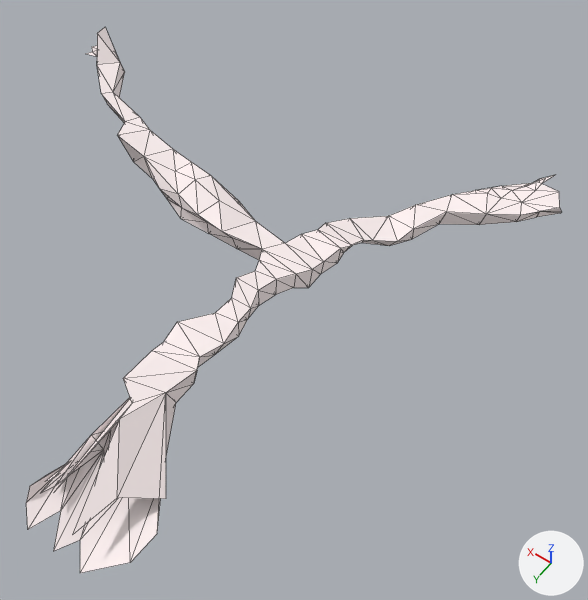
One commit to the Blender file maps/caves/models/caves.blend: the scene before it, then after it.
Both versions are drawn from a 50 mm camera at (-156.0, 121.0, 218.0) aimed at (-77.0, 9.0, 43.0). Lighting does not change. The marker at lower right points along +X, +Y and +Z. Mesh edges are drawn as thin lines.

Before the edit, the objects in view are built like this:
```python
me_terrain_001 = bpy.data.meshes.new('terrain.001')
me_terrain_001.from_pydata(...)  # 183 vertices, 327 faces; spans x -121.0..37.0, y -79.0..96.0, z 31.0..57.0
me_terrain_001.materials.append(mat_material)  # its picture is missing
ob_caves = bpy.data.objects.new('Caves', me_terrain_001)
ob_caves.location = (0.0, 0.0, 0.0)
ob_caves.scale = (1.0, 1.0, 1.07)
```
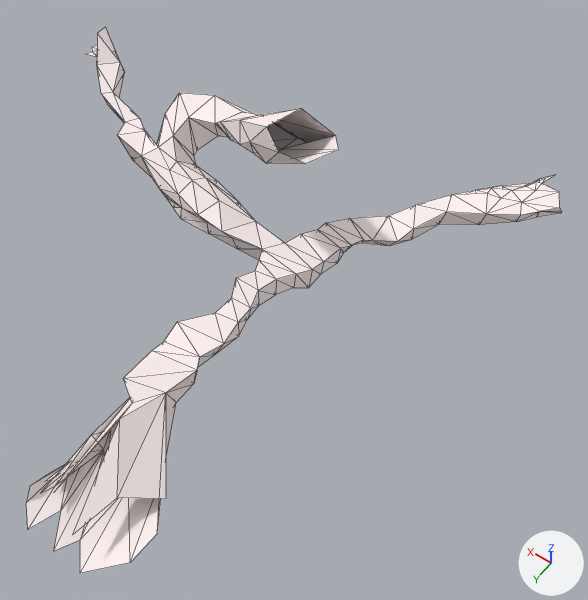
Commit message: More caves

The change, as a diff of the scene's bpy script:
```diff
--- a/maps/caves/models/caves.blend.py
+++ b/maps/caves/models/caves.blend.py
@@ me_terrain_001 @@
 # used by ob_caves; location = (0.0, 0.0, 0.0); scale = (1.0, 1.0, 1.07)
-me_terrain_001.from_pydata(...)  # 183 vertices, 327 faces; spans x -121.0..37.0, y -79.0..96.0, z 31.0..57.0
+me_terrain_001.from_pydata(...)  # 227 vertices, 411 faces; spans x -121.0..37.0, y -79.0..96.0, z 31.0..79.0
+# me_terrain_001 part 1
+# 3 vertices are removed from x -19.0..-7.0, y -17.0..-3.0, z 35.0..37.0
+# 16 faces are deleted
+# 10 vertices move from x -30.0..1.0, y -18.0..-6.0, z 37.0..46.0 to x -29.0..1.0, y -17.0..-5.0, z 38.0..47.0
+# 47 vertices are added at x -71.0..-1.0, y -35.0..-2.0, z 34.0..79.0
+# 100 new faces join them
 me_terrain_001.materials.append(mat_material)
```

Changed parts and their boxes [x1, y1, x2, y2] in the pictures (588 x 600 px):
part 1 of me_terrain_001, built on
    before: [118, 118, 255, 221]
    after: [117, 93, 339, 221]
